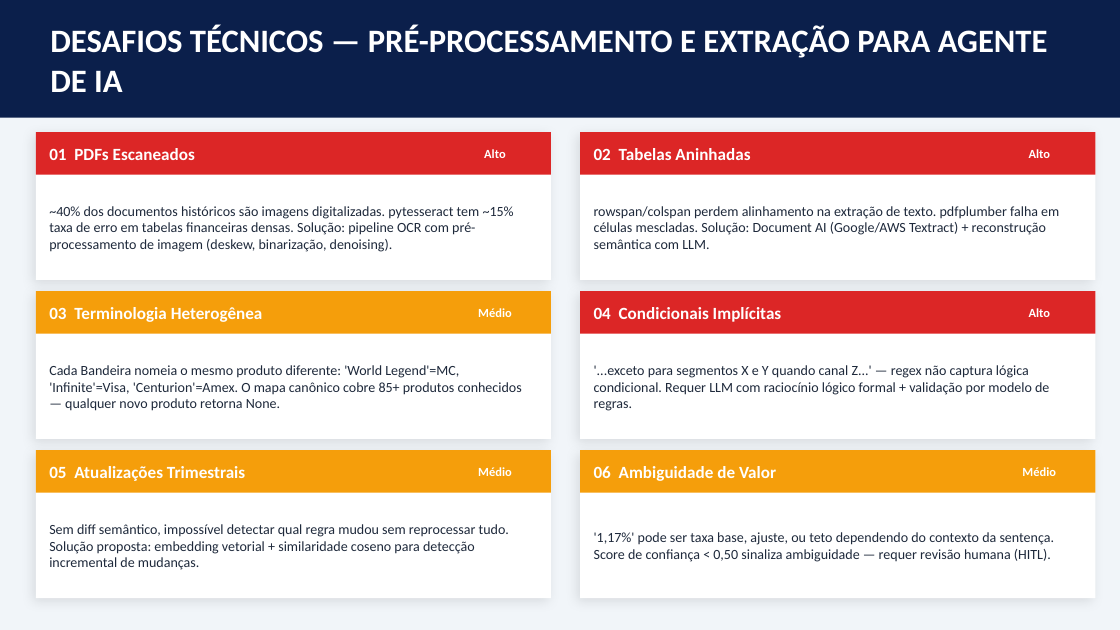
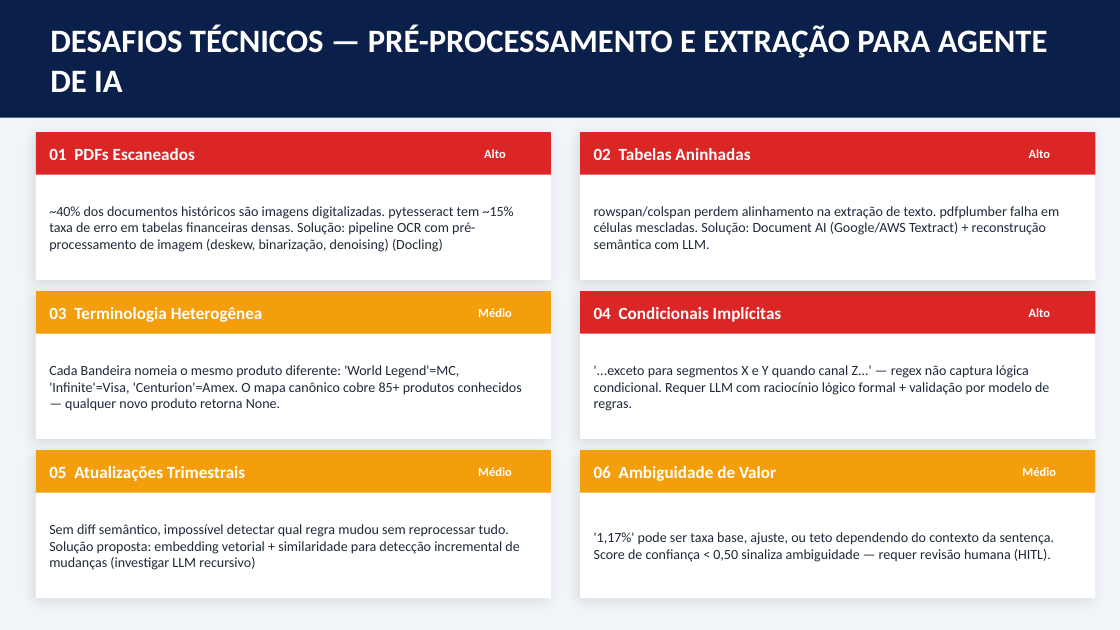
Before and after one commit to nielsencastelo/Interchange-CIELO, a slide deck: slide 11 of docs/Interchange_AI_PhD_Presentation.pptx. Drawn at 1120x630 pixels with LibreOffice and Linux fonts; fonts in the diff are those of the drawing. Boxes give left, top, right and bottom in pixels: in the first picture for what was removed or moved away, otherwise in the second. Text is boxed around its words. In the diff, an @@ line names an element or a change of style, - is before the commit and + after.

```diff
--- a/docs/Interchange_AI_PhD_Presentation.pptx
+++ b/docs/Interchange_AI_PhD_Presentation.pptx
@@ text at (49,206,514,252): text changed @@
-~40% dos documentos históricos são imagens digitalizadas. pytesseract tem ~15% taxa de erro em tabelas financeiras densas. Solução: pipeline OCR com pré-processamento de imagem (deskew, binarização, denoising).
+~40% dos documentos históricos são imagens digitalizadas. pytesseract tem ~15% taxa de erro em tabelas financeiras densas. Solução: pipeline OCR com pré-processamento de imagem (deskew, binarização, denoising) (Docling)
@@ text at (49,524,519,570): text changed @@
-Sem diff semântico, impossível detectar qual regra mudou sem reprocessar tudo. Solução proposta: embedding vetorial + similaridade coseno para detecção incremental de mudanças.
+Sem diff semântico, impossível detectar qual regra mudou sem reprocessar tudo. Solução proposta: embedding vetorial + similaridade para detecção incremental de mudanças (investigar LLM recursivo)
```
Also in this commit, not shown: 8 other slides changed.
